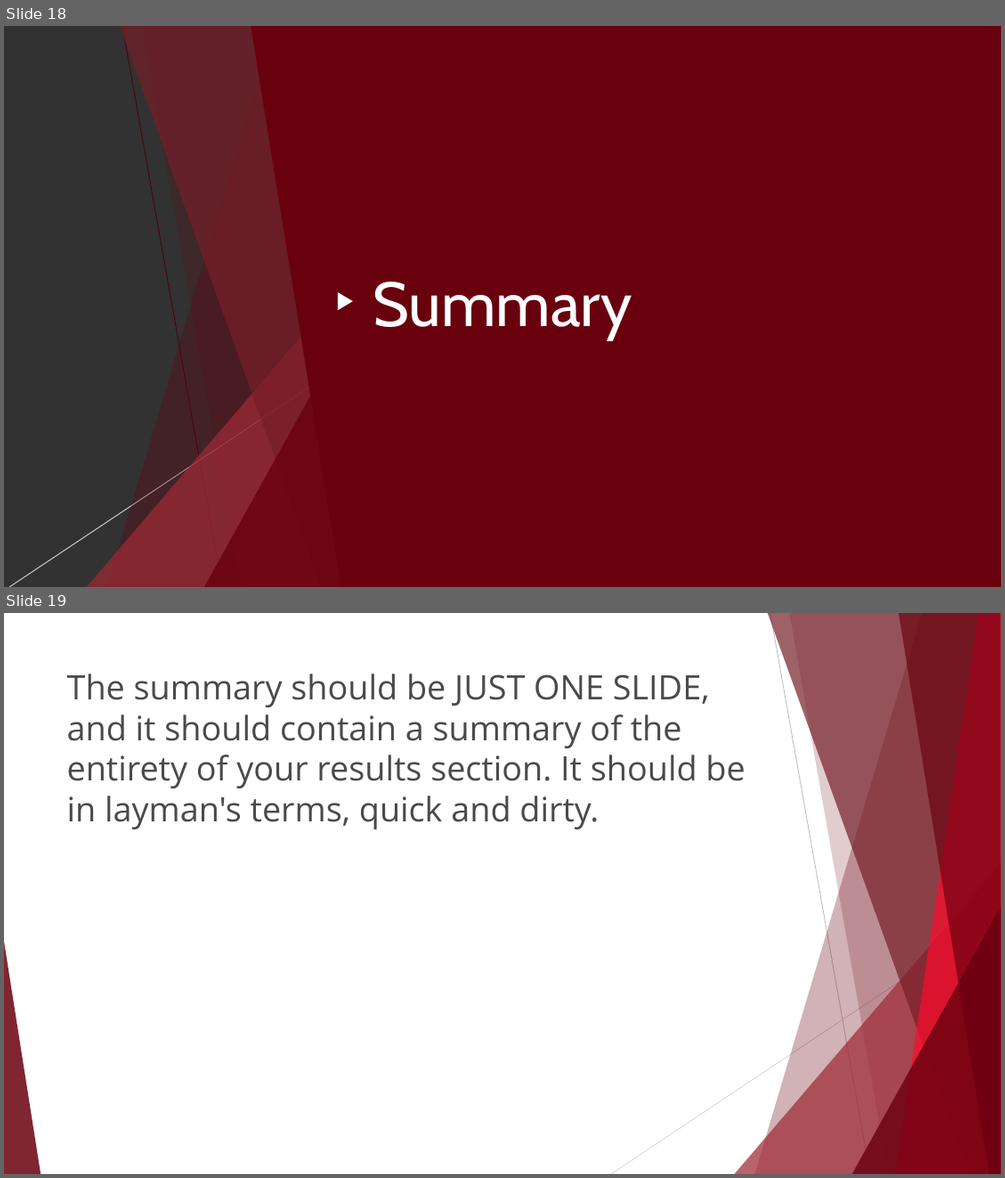
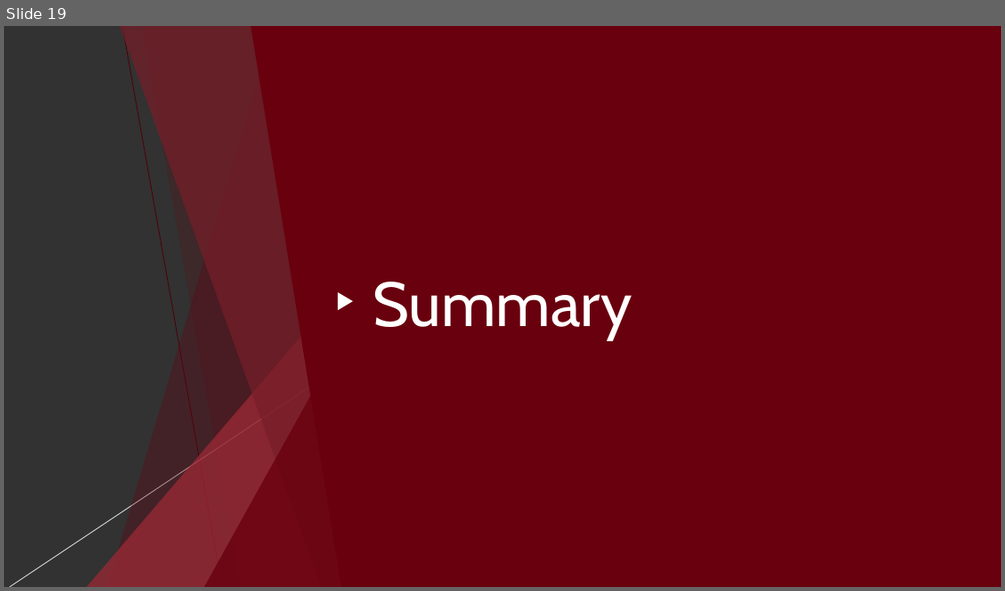
Before and after one commit to Phoebe-Moore/FinalProject, a slide deck: Red Wine Quality Analysis Presentation update.pptx. Shown one above the other, each under a label of ours: slides 18 and 19 before the commit, slide 19 after it. The pictures are 1005x1178 and 1005x591 pixels, drawn with LibreOffice and Linux fonts; fonts in the diff are those of the drawing. Boxes give left, top, right and bottom in pixels: in the first picture for what was removed or moved away, otherwise in the second. Text is boxed around its words. In the diff, an @@ line names an element or a change of style, - is before the commit and + after.

```diff
--- a/Red Wine Quality Analysis Presentation update.pptx
+++ b/Red Wine Quality Analysis Presentation update.pptx
@@ slide 19 removed at (x1=4, y1=613, x2=1001, y2=1174), background #FFFFFF; not listed: 8 template elements that a slide beside it also shows @@
@@ line removed from (770, 613) to (870, 1174) @@
@@ title removed at (x1=67, y1=674, x2=744, y2=829) @@
-The summary should be JUST ONE SLIDE, and it should contain a summary of the entirety of your results section. It should be in layman's terms, quick and dirty.
@@ line removed from (1001, 915) to (611, 1174) @@
@@ what was slide 18 is now slide 19 @@
```
Also in this commit, not shown: 17 other slides changed, 5 slides added, 3 other slides removed.
